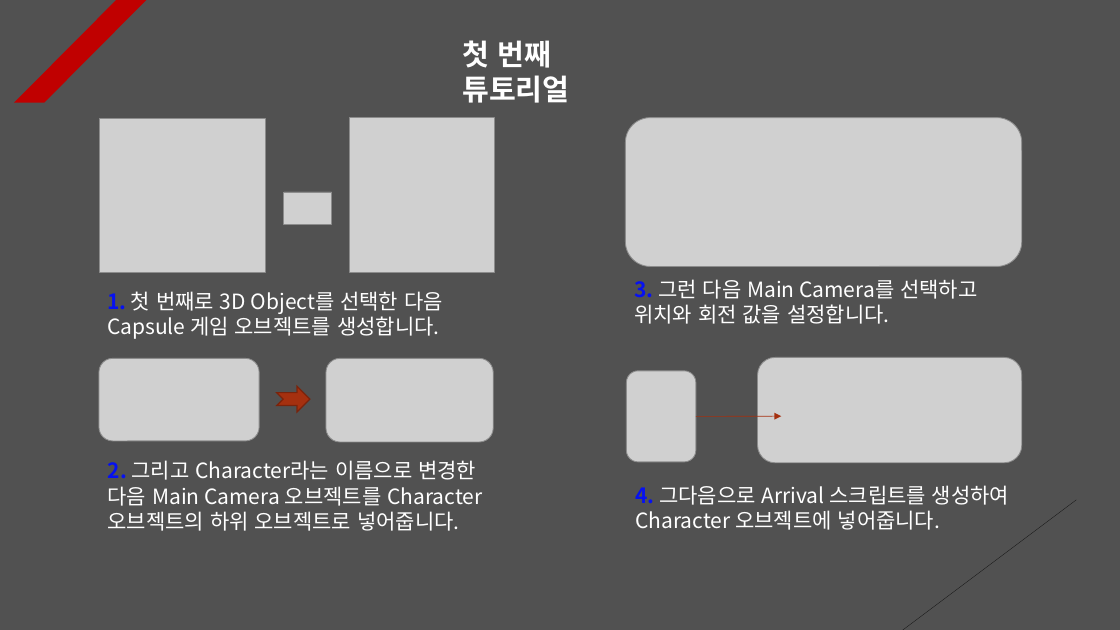
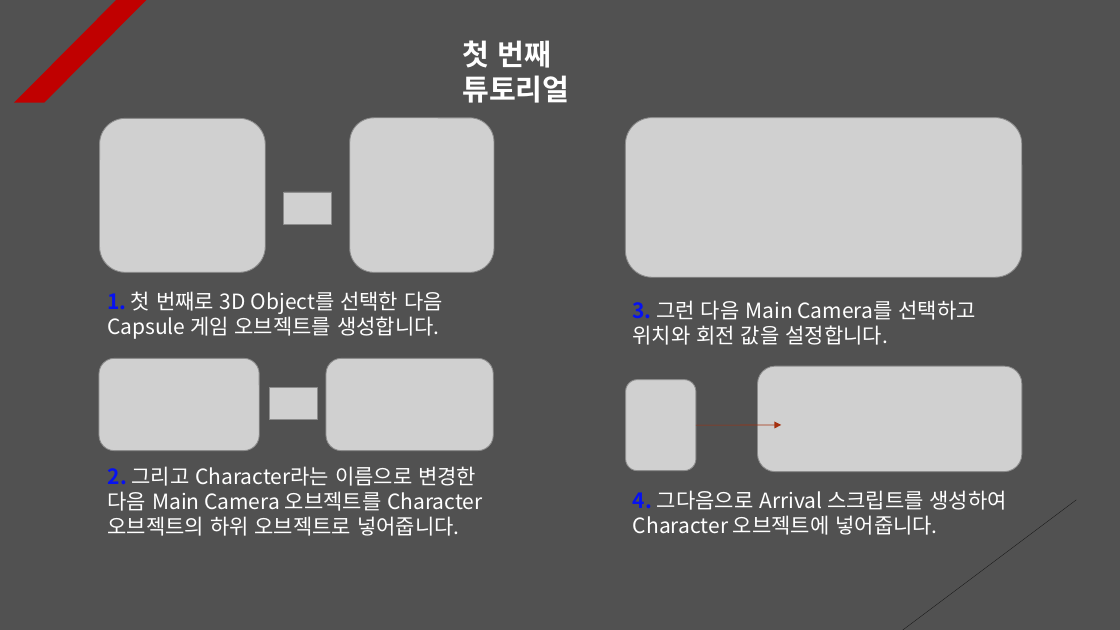
Before and after one commit to Unity2033/3D-UnityEngine, a slide deck: slide 1 of Assets/Class/NavMesh Obstacle/PPT Data/NavMesh Obstacle Example.pptx. Drawn at 1120x630 pixels with LibreOffice and Linux fonts; fonts in the diff are those of the drawing; grey boxes stand for pictures. Boxes give left, top, right and bottom in pixels: in the first picture for what was removed or moved away, otherwise in the second. Text is boxed around its words. In the diff, an @@ line names an element or a change of style, - is before the commit and + after.

```diff
--- a/Assets/Class/NavMesh Obstacle/PPT Data/NavMesh Obstacle Example.pptx
+++ b/Assets/Class/NavMesh Obstacle/PPT Data/NavMesh Obstacle Example.pptx
@@ picture resized from (x1=626, y1=118, x2=1023, y2=266) to (x1=626, y1=118, x2=1023, y2=277) @@
@@ text "3. 그런 다음 Main Camera를 ..." moved from (x1=634, y1=279, x2=977, y2=324) to (x1=633, y1=300, x2=976, y2=345) @@
@@ picture resized from (x1=99, y1=359, x2=260, y2=441) to (x1=99, y1=359, x2=260, y2=451) @@
@@ picture resized from (x1=326, y1=359, x2=493, y2=443) to (x1=326, y1=359, x2=493, y2=451) @@
@@ picture added at (x1=270, y1=387, x2=318, y2=419) @@
@@ notched right arrow removed at (x1=276, y1=386, x2=310, y2=413) @@
@@ 2 pictures, 1 arrow moved together from (x1=627, y1=357, x2=1023, y2=462) to (x1=626, y1=366, x2=1023, y2=472) @@
@@ text "2. 그리고 Character라는 이름으로 변경한 ..." moved from (x1=108, y1=460, x2=482, y2=531) to (x1=108, y1=466, x2=482, y2=536) @@
@@ text "4. 그다음으로 Arrival 스크립트를 생성하여 ..." moved from (x1=635, y1=485, x2=1009, y2=530) to (x1=633, y1=490, x2=1007, y2=535) @@
```
Also in this commit, not shown: 7 other slides changed, 2 slides added, 1 slide removed, 4 other files.
